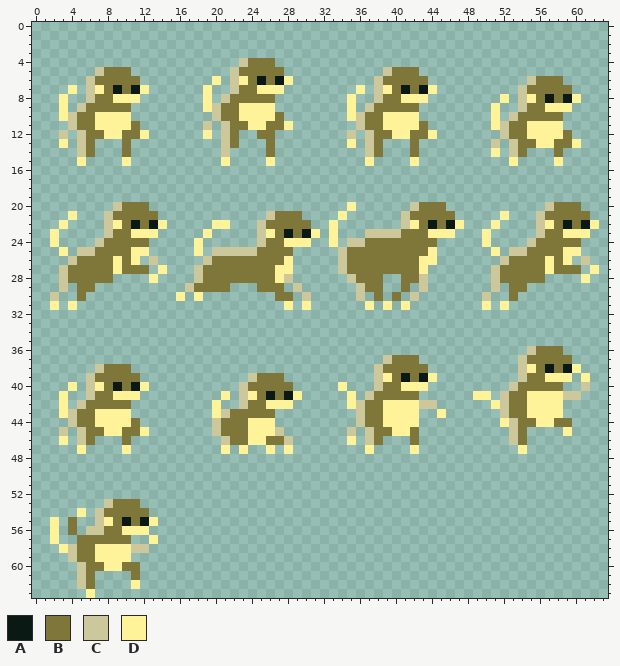
Pixel-art sprite -- assets/images/monkey2.png. Above: the version before the commit.
The file is 64x64 pixels.
Palette (. is transparent): A #0a1914  B #7f773a  C #cdc89c  D #fff39a
Pixels before, first column x 2:
 4 .....................CBBB....................................
 5 .....CBBB...........CBBBBB...........CBBB....................
 6 ....CBBBBB........D.CDBABAD.........CBBBBB...........CBBB....
 7 ..D.CDBABAD......D..CBBDDD........D.CDBABAD.........CBBBBB...
 8 .D..CBBDDD.......D.CBBBBB........D..CBBDDD........D.CDBABAD..
 9 .D.CBBBBB........DCBBDDDD........D.CBBBBB........D..CBBDDD...
10 .DCBBDDDD.........CBBDDDDB.......DCBBDDDD........D.CBBBBB....
11 ..CBBDDDDB.......C.CBBDDBBD.......CBBDDDDB.......DCBBDDDD....
12 .C.CBBDDBBD......D.CB..BB........C.CBBDDBBD.......CBBDDDDB...
13 .D.CB...B..........CB...B........D.CB...B........C.CBBDDBBD..
14 ...CB...B..........C....B..........CB...B........D.CB...B....
15 ...D....D..........D....D..........D....D..........D....D....
16 .............................................................
17 .............................................................
18 .............................................................
19 .............................................................
20 .......CBBB......................D......CBBB...........CBBB..
21 ..D...CBBBBB............CBBB....D......CBBBBB.....D...CBBBBB.
22 .D....CDBABAD.....DD...CBBBBB..D.......CDBABAD...D....CDBABAD
23 D.....CBBDDD.....D.....CDBABAD.D...CCCCBBBDDD...D.....CBBDDD.
24 D....CBBBBB.....D......CBBDDD..D.CCBBBBBBBB.....D....CBBBBB..
25 .D.CCBBBBDD.....D.CCCCCBBBB.....CBBBBBBBBBD......D.CCBBBBDD..
26 ..CBBBBDBD.C.....CBBBBBBBBD.....CBBBBBBBBDD.......CBBBBDBD.C.
27 .CBBBBBDBBB.D...CBBBBBBBBDD.....CBBBBBBBBD.......CBBBBBDBBB.D
28 .CBBBBB....D....CBBBBBBBBDC......CBBB..BBC.......CBBBBB....D.
29 .C.BB..........CBBBB...BBB.C......CBB..B.C.......C.BB........
30 C..B..........D.D........BB.C.....C.B.B.C.......C..B.........
31 D.D.......................D.D......D.D.D........D.D..........
32 .............................................................
33 .............................................................
34 .............................................................
35 .............................................................
36 .....................................................CBBB....
37 .....................................CBBB...........CBBBBB...
38 .....CBBB...........................CBBBBB..........CDBABAD..
39 ....CBBBBB............CBBB..........CDBABAD.........CBBDDD.D.
40 ..D.CDBABAD..........CBBBBB.....D...CBBDDD.........CBBBBB..C.
41 .D..CBBDDD.........D.CDBABAD.....D.CBBBBB......DD.CBBDDDDCC..
42 .D.CBBBBB.........D..CBBDDD......DCBBDDDDCC......DCBBDDDD....
43 .DCBBDDDD.........DCBBBBB.........CBBDDDD..D......CBBDDDD....
44 ..CBBDDDDB........CBBBDDD.........CBBDDDD.........DCBBDDBB...
45 .C.CBBDDBBD.......CBBBDDDC.......C.CBBDDB..........CB....D...
46 .D.CB...B..........CBBDDBBC......D.CB...B..........CB........
47 ...D....D..........D.D..D.D........D....D...........D........
48 .............................................................
49 .............................................................
50 .............................................................
51 .............................................................
52 .............................................................
53 ......CBBB...................................................
54 ...D.CBBBBB..................................................
55 D.B..CDBABAD.................................................
56 D.B.CCBBDDD..................................................
57 D..BBBBBB..D.................................................
58 .DCBBDDDDCC..................................................
59 ..CBBDDDD....................................................
60 ...CBBDDBB...................................................
61 ...CB....B...................................................
62 ...CB....D...................................................
63 ....D........................................................
The same view after the edit:
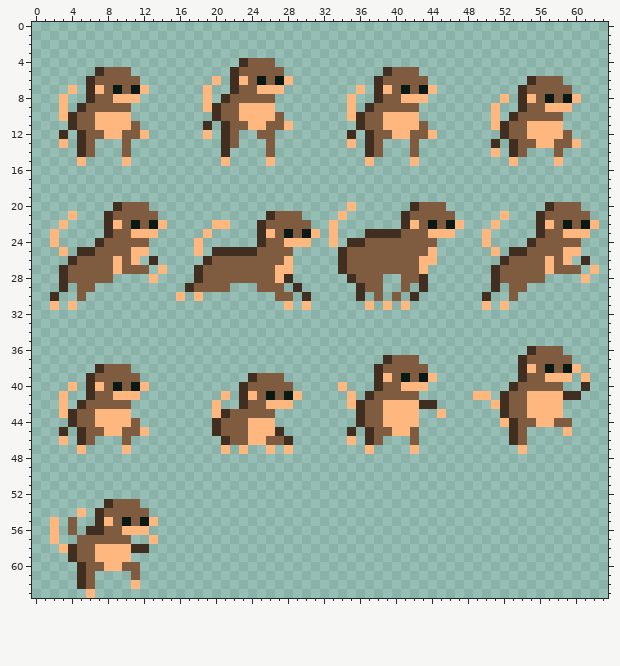
Commit message: Colin's new monkeys
What changed:
colour B: #7f773a -> #7f5c40
colour C: #cdc89c -> #402e20
colour D: #fff39a -> #ffb780
Pixel boxes of the changes (left, top, right, bottom) in both pictures:
changed: (50, 58, 599, 310)
changed: (338, 346, 590, 454)
changed: (59, 364, 149, 454)
changed: (212, 373, 302, 454)
changed: (50, 499, 158, 598)
